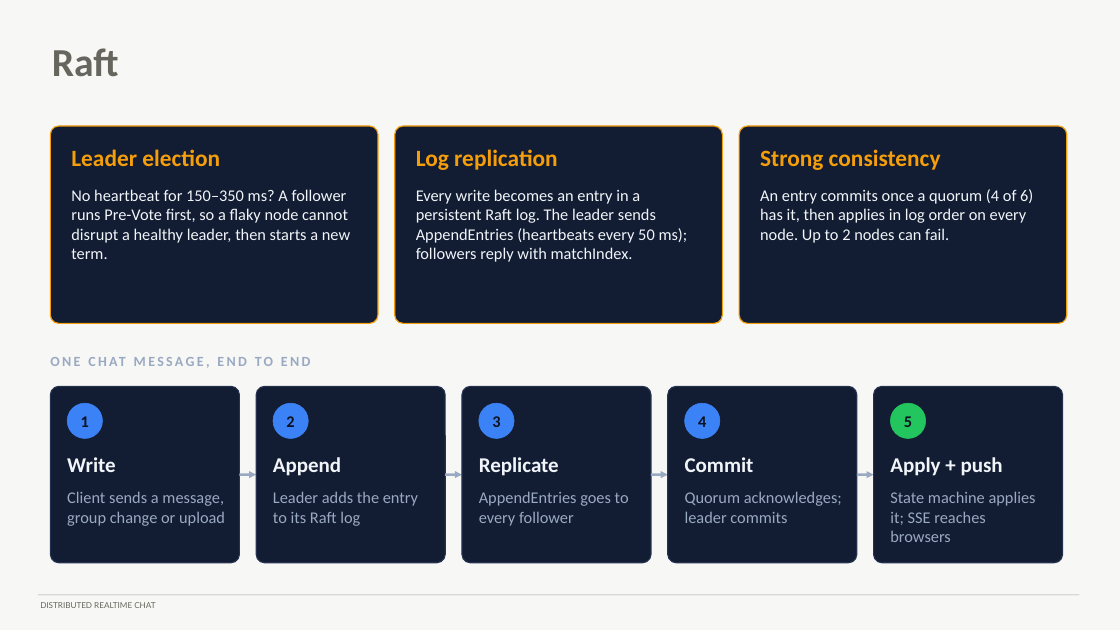
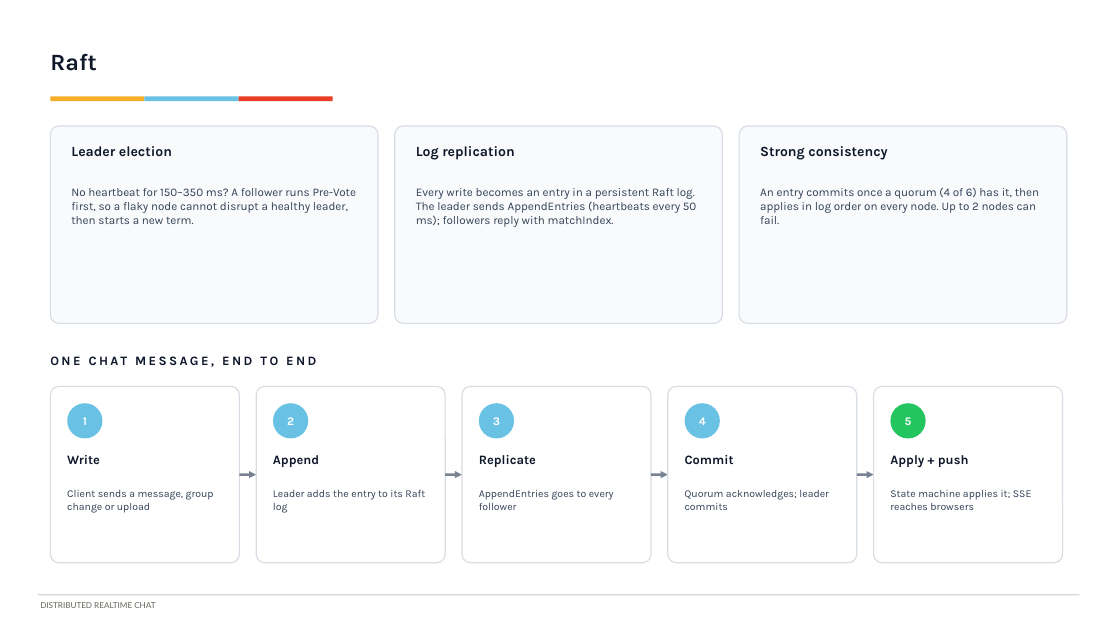
Before and after one commit to vishrutbhushan/distributed-realtime-chat, a slide deck: slide 4 of distributed-realtime-chat-demo.pptx. Drawn at 1120x630 pixels with LibreOffice and Linux fonts; fonts in the diff are those of the drawing. Boxes give left, top, right and bottom in pixels: in the first picture for what was removed or moved away, otherwise in the second. Text is boxed around its words. In the diff, an @@ line names an element or a change of style, - is before the commit and + after.

```diff
--- a/distributed-realtime-chat-demo.pptx
+++ b/distributed-realtime-chat-demo.pptx
@@ background #F7F7F5 to #FFFFFF @@
@@ title "Raft" at (50,54,96,71): size 34 to 20 pt, font Calibri to Karla, text colour #66665F to #0F172A @@
@@ rectangle added at (50,97,145,102), fill #F5AE29 @@
@@ rectangle added at (145,97,239,102), fill #69C2E4 @@
@@ rectangle added at (239,97,333,102), fill #E83D26 @@
@@ fill #121C32 to #F8FAFC; outline #F59E0B 1 pt to #D7DDE3 1 pt in 3 elements at (50,126,378,323), (395,126,723,323), (739,126,1067,323) @@
@@ size 20 to 12 pt, font Calibri to Karla, text colour #F59E0B to #0F172A in 3 elements at (71,146,172,156), (416,146,515,160), (760,146,887,160) @@
@@ size 14 to 10 pt, font Calibri to Karla, text colour #F1F5F9 to #334155 in 3 elements at (71,188,357,224), (416,188,696,227), (760,187,1039,224) @@
@@ text "ONE CHAT MESSAGE, END TO ..." at (50,353,723,378): size 12 to 11 pt, font Calibri to Karla, text colour #9AA9C2 to #0F172A @@
@@ fill #121C32 to #FFFFFF; outline #24324F 1 pt to #D7DDE3 1 pt in 5 elements at (50,386,239,563), (256,386,445,563), (462,386,651,563), (668,386,857,563), (874,386,1063,563) @@
@@ fill #3B82F6 to #69C2E4; outline #3B82F6 0.5 pt to none in 4 elements at (67,403,103,439), (273,403,308,439), (479,403,514,439), (685,403,720,439) @@
@@ size 14 to 10 pt, font Calibri to Karla, text colour #0B1220 to #FFFFFF in 5 elements at (83,417,87,425), (287,417,294,425), (493,417,500,425), (699,417,706,425), (905,417,912,425) @@
@@ ellipse at (891,403,926,439): outline #22C55E 0.5 pt to none @@
@@ arrow (239, 475) - (256, 475): stroke #9AA9C2 2 pt to #788291 2 pt @@
@@ arrow (445, 475) - (462, 475): stroke #9AA9C2 2 pt to #788291 2 pt @@
@@ arrow (651, 475) - (668, 475): stroke #9AA9C2 2 pt to #788291 2 pt @@
@@ arrow (857, 475) - (874, 475): stroke #9AA9C2 2 pt to #788291 2 pt @@
@@ size 18 to 11 pt, font Calibri to Karla, text colour #F1F5F9 to #0F172A in 5 elements at (67,455,100,464), (273,455,319,467), (479,455,536,467), (685,455,734,464), (890,455,969,468) @@
@@ size 14 to 9 pt, font Calibri to Karla, text colour #9AA9C2 to #334155 in 5 elements at (67,490,214,513), (273,490,425,513), (479,490,614,510), (685,490,829,510), (890,490,1032,510) @@
```
Also in this commit, not shown: 8 other slides changed, 1 other file.
